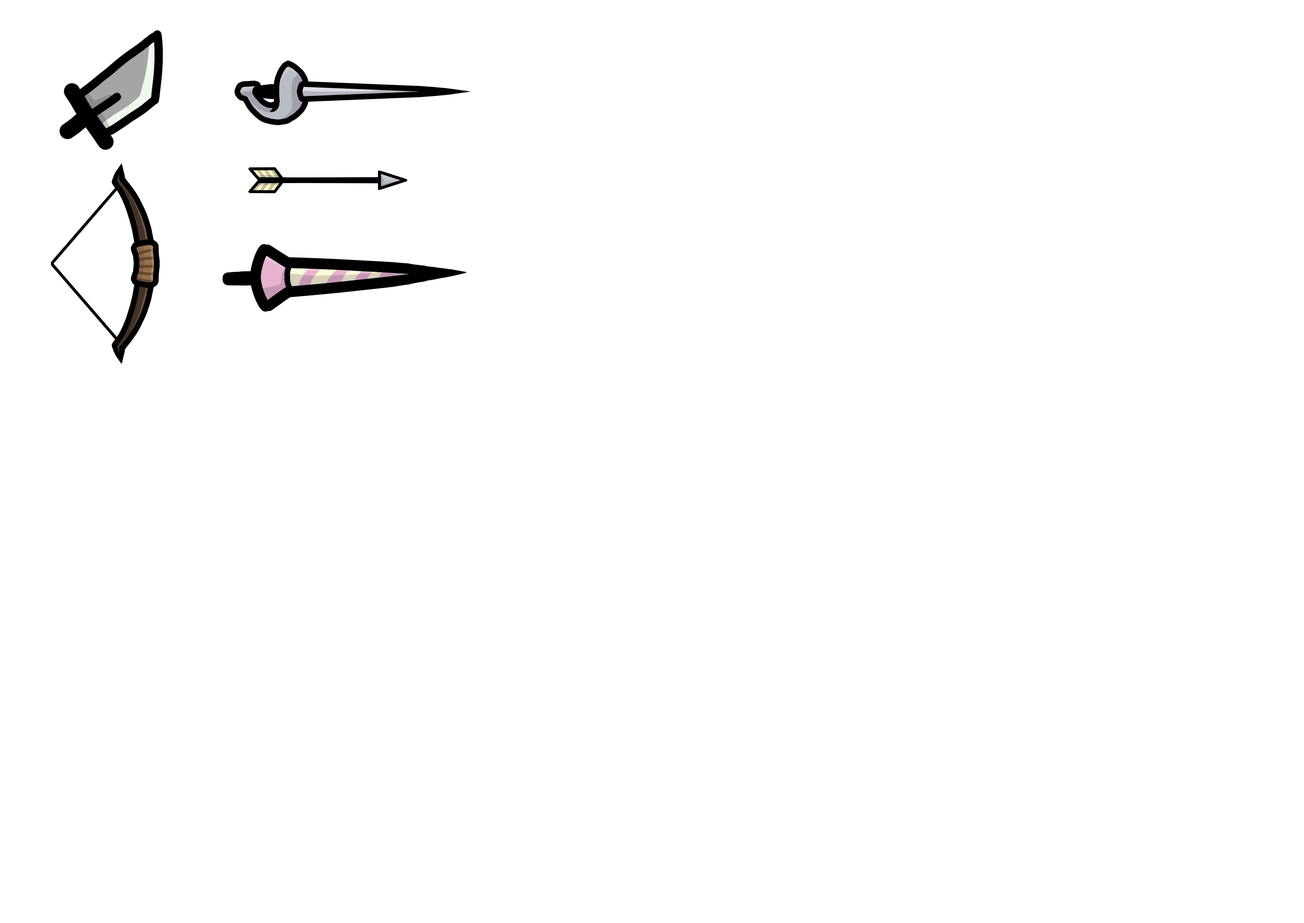
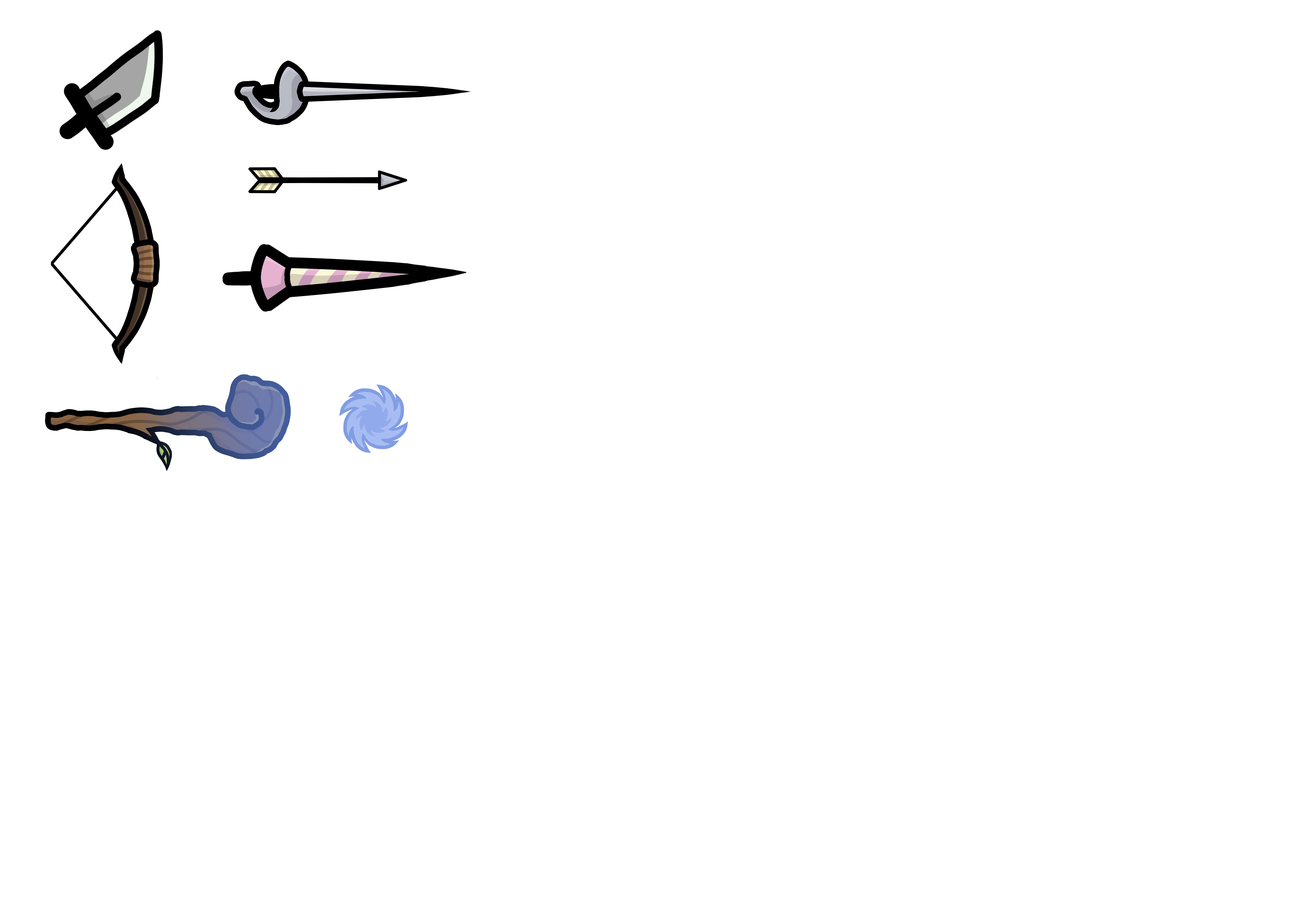
Before/after of a 1304x923 layered artwork. What changed in the layer stack:
added group "Group 65" (70%) with 2 layers above "Group 62" over [155, 376, 409, 453]
added layer "Paint Layer 63" in group "Group 65" over [155, 376, 409, 453]
added layer "Paint Layer 64" in group "Group 65" over [343, 388, 404, 449]
added group "Group 62" with 3 layers above "Group 58" over [44, 373, 291, 472]
added layer "Paint Layer 59" in group "Group 62" over [44, 373, 291, 472]
added layer "Paint Layer 60" in group "Group 62" over [50, 379, 286, 454]
added layer "Paint Layer 61" in group "Group 62" over [158, 443, 171, 467]
